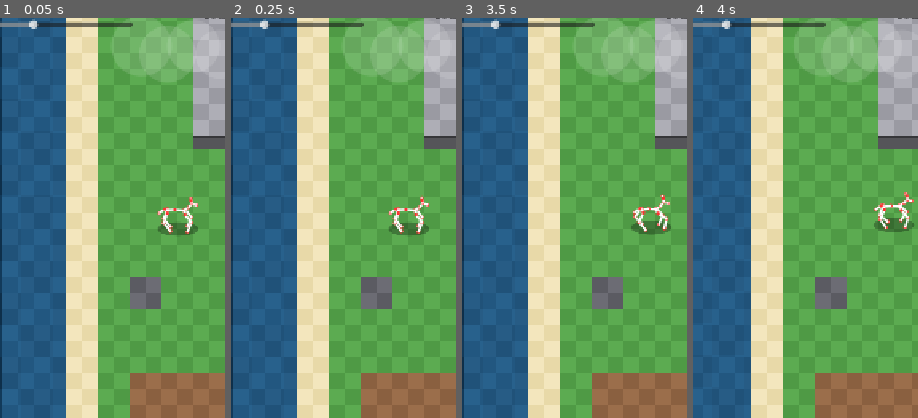
Above: before the commit, frames 1-4 (left to right).
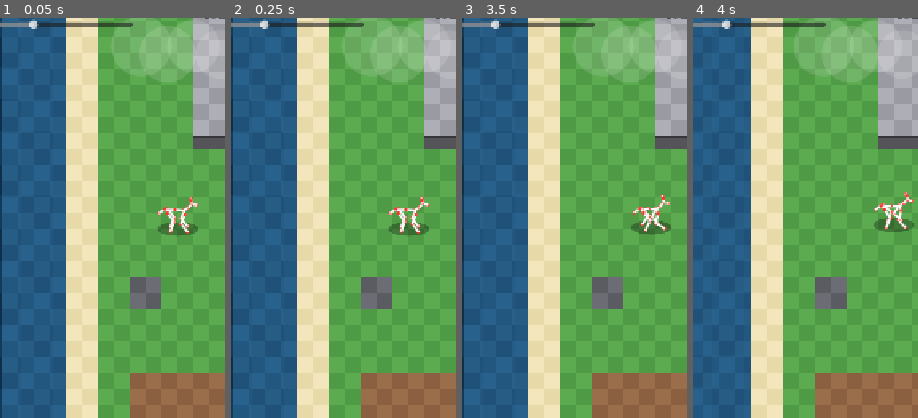
Above: after the commit, the same moments.

Repository: jonathasptbr-gh/Projeto-Galapago
Game: Godot game, scene res://jogo/main.tscn
The game is run twice, just before and just after one commit, with the same random seed, the same clock (stepped at 60 frames per second) and the same inputs.
Inputs:
- Up to frame 1 (0.05 s): no input
- Up to frame 2 (0.25 s): no input
- Up to frame 3 (3.5 s): click "PULO AUTO: DESLIGADO" at 0.5 s; click "PULO AUTO: LIGADO" at 1.25 s; click "PULO AUTO: DESLIGADO" at 2 s; click "PULO AUTO: LIGADO" at 2.75 s
- Up to frame 4 (4 s): click "PULO AUTO: DESLIGADO" at 3.5 s
The pictures show only the part of the screen within x 7-57%, y 24-74%; the shares and areas given below are measured in that part.

The runs differ from the first frame. In frame 1, 0.4% of the frame differs, in the area x 71-86%, y 48-54%; in frame 2, 0.4%; in frame 3, 0.5%, in the area x 76-92%, y 48-54%; in frame 4, 0.4%.

Commit message:
v0.31.1: corrigir dobras caninas e IK 3D

Diff:
--- a/dados/rig/canino3d.json
+++ b/dados/rig/canino3d.json
@@ -133,8 +133,8 @@
     ],
     "joelho_fe": [
       -8,
-      9.724,
-      13.462
+      8.276218,
+      3.037970
     ],
     "pata_fe": [
       -8,
@@ -143,8 +143,8 @@
     ],
     "joelho_fd": [
       8,
-      9.724,
-      13.462
+      8.276218,
+      3.037970
     ],
     "pata_fd": [
       8,
@@ -153,8 +153,8 @@
     ],
     "joelho_te": [
       -6.5,
-      8.667,
-      -14.273
+      10.332178,
+      -3.726870
     ],
     "pata_te": [
       -6.5,
@@ -163,8 +163,8 @@
     ],
     "joelho_td": [
       6.5,
-      8.667,
-      -14.273
+      10.332178,
+      -3.726870
     ],
     "pata_td": [
       6.5,
--- a/sim/esqueleto3d.gd
+++ b/sim/esqueleto3d.gd
@@ -283,9 +283,9 @@
 		var upper := String(perna["upper"])
 		var P: Vector3 = j[upper]
 		var F: Vector3 = patas[nome]
-		var K := _ik(P, F, float(perna["l1"]), float(perna["l2"]), float(perna["bend"]))
-		j["joelho_" + nome] = K
-		j["pata_" + nome] = F
+		var solucao := _ik(P, F, float(perna["l1"]), float(perna["l2"]), float(perna["bend"]))
+		j["joelho_" + nome] = solucao["joelho"]
+		j["pata_" + nome] = solucao["pata"]
 	_extras(j, clipe, f, mo, salto_correndo)
 	if clipe == "death":
 		_deitar(j, f)
@@ -501,7 +501,7 @@
 		var pp := _vec(j[pata])
 		out.append({"nome": nome, "upper": upper, "x": pp.x, "rest_z": pp.z,
 			"l1": pu.distance_to(pk), "l2": pk.distance_to(pp),
-			"bend": 1.0 if upper.begins_with("ombro") else -1.0})
+			"bend": -1.0 if upper.begins_with("ombro") else 1.0})
 	return out
 
 
@@ -851,17 +851,20 @@
 		j[nome] = Vector3(p.x, y, z)
 
 
-## IK de dois ossos no plano y–z de cada lado; mantém o x do ombro/anca.
-static func _ik(P: Vector3, F: Vector3, l1: float, l2: float, bend: float) -> Vector3:
-	var dz := F.z - P.z
-	var dy := F.y - P.y
-	var d := sqrt(dz * dz + dy * dy)
-	d = clampf(d, absf(l1 - l2) + 0.001, l1 + l2 - 0.001)
-	var dir := Vector2(dz, dy) / d
+## IK de dois ossos em 3D: x participa da distância, mas a dobra fica no
+## plano sagital. Alvo impossível é projetado no alcance (não alonga ossos);
+## só nesses casos a pata deixa de coincidir com o alvo/chão.
+static func _ik(P: Vector3, F: Vector3, l1: float, l2: float, bend: float) -> Dictionary:
+	var delta := F - P
+	var distancia := delta.length()
+	var dir := delta / distancia if distancia > 0.000001 else Vector3.DOWN
+	var d := clampf(distancia, maxf(absf(l1 - l2), 0.000001), l1 + l2)
+	var pata := P + dir * d
 	var a := (l1 * l1 - l2 * l2 + d * d) / (2.0 * d)
 	var h := sqrt(maxf(0.0, l1 * l1 - a * a))
-	var perp := Vector2(-dir.y, dir.x) * bend
-	return Vector3(P.x, P.y + dir.y * a + perp.y * h, P.z + dir.x * a + perp.x * h)
+	var perp := Vector3(0.0, dir.z, -dir.y)
+	perp = perp.normalized() if perp.length_squared() > 0.000001 else Vector3.FORWARD
+	return {"joelho": P + dir * a + perp * (bend * h), "pata": pata}
 
 
 # --- projeção, sockets e pose 2D ---
--- a/testes/test_esqueleto3d.gd
+++ b/testes/test_esqueleto3d.gd
@@ -193,6 +193,86 @@
 				for nome in j:
 					checar((j[nome] as Vector2).is_finite(), "ponto 2D finito %s/%s/%s" % [dir, clipe, nome])
 					checar((j3[nome] as Vector3).is_finite(), "ponto 3D finito %s/%s/%s" % [dir, clipe, nome])
+
+
+## Dobra anatômica no plano y–z (z cresce para a frente): dianteiras
+## para trás, traseiras para a frente. O sinal usa a reta ombro/anca→pata,
+## sem exigir que uma junta fique sempre atrás/à frente do quadril em corrida.
+func test_dobra_anatomica_em_repouso_idle_walk_run() -> void:
+	var m := _rig()
+	var rest: Dictionary = m["juntas"]
+	checar(float(rest["joelho_fe"][2]) < float(rest["ombro_e"][2]), "cotovelo dianteiro atrás do ombro em repouso")
+	checar(float(rest["joelho_fd"][2]) < float(rest["ombro_d"][2]), "outro cotovelo atrás do ombro")
+	checar(float(rest["joelho_te"][2]) > float(rest["anca_e"][2]), "joelho traseiro à frente da anca em repouso")
+	checar(float(rest["joelho_td"][2]) > float(rest["anca_d"][2]), "outro joelho à frente da anca")
+	for clipe in ["idle", "walk", "run"]:
+		for i in 40:
+			var fase := float(i) / 40.0
+			var p := E3.pose(m, "east", fase, clipe)
+			for par in [["ombro_e", "fe", -1.0], ["ombro_d", "fd", -1.0],
+				["anca_e", "te", 1.0], ["anca_d", "td", 1.0]]:
+				var P := _j3(p, String(par[0]))
+				var K := _j3(p, "joelho_" + String(par[1]))
+				var F := _j3(p, "pata_" + String(par[1]))
+				var cruz := (F.z - P.z) * (K.y - P.y) - (F.y - P.y) * (K.z - P.z)
+				checar(cruz * float(par[2]) >= -0.001,
+					"dobra %s/%s/%.3f: %.3f" % [clipe, par[1], fase, cruz])
+
+
+func test_ik_preserva_ossos_e_alvos_alcancaveis_em_3d() -> void:
+	var m := _rig()
+	var rest: Dictionary = m["juntas"]
+	for clipe in ["idle", "walk", "run"]:
+		for i in 40:
+			var fase := float(i) / 40.0
+			var p := E3.pose(m, "east", fase, clipe)
+			var pernas := E3._pernas(m)
+			var alvos := E3._patas(pernas, clipe, fase, m["motion"])
+			for perna in pernas:
+				var nome := String(perna["nome"])
+				var P := _j3(p, String(perna["upper"]))
+				var K := _j3(p, "joelho_" + nome)
+				var F := _j3(p, "pata_" + nome)
+				var alvo: Vector3 = alvos[nome]
+				var l1 := float(perna["l1"])
+				var l2 := float(perna["l2"])
+				perto(P.distance_to(K), l1, 0.001, "osso superior %s/%s/%.3f" % [clipe, nome, fase])
+				perto(K.distance_to(F), l2, 0.001, "osso inferior %s/%s/%.3f" % [clipe, nome, fase])
+				checar(K.x >= minf(P.x, F.x) - 0.001 and K.x <= maxf(P.x, F.x) + 0.001,
+					"x do joelho acompanha só o bob lateral %s/%s/%.3f" % [clipe, nome, fase])
+				if P.distance_to(alvo) >= absf(l1 - l2) + 0.001 and P.distance_to(alvo) <= l1 + l2 - 0.001:
+					checar(F.distance_to(alvo) < 0.0001, "pata alcançável no alvo %s/%s/%.3f" % [clipe, nome, fase])
+	# Espelhar articulações não altera os comprimentos de repouso, nem x lateral.
+	for perna in E3._pernas(m):
+		var nome := String(perna["nome"])
+		var P := E3._vec(rest[perna["upper"]])
+		var K := E3._vec(rest["joelho_" + nome])
+		var F := E3._vec(rest["pata_" + nome])
+		var comprimento := 10.5 if nome.begins_with("f") else 11.0
+		perto(P.distance_to(K), comprimento, 0.001, "comprimento superior original " + nome)
+		perto(K.distance_to(F), comprimento, 0.001, "comprimento inferior original " + nome)
+
+
+func test_ik_alvos_impossiveis_zero_e_deslocamento_lateral() -> void:
+	var P := Vector3(0.4, 18.0, 7.0)
+	var casos := [Vector3(1.0, 0.0, 9.5), Vector3(0.4, -100.0, 7.0),
+		P, P + Vector3(0.0, 0.0, 0.01), P + Vector3(25.0, 0.0, 0.0)]
+	for F in casos:
+		var solucao := E3._ik(P, F, 10.5, 10.5, -1.0)
+		var K: Vector3 = solucao["joelho"]
+		var pata: Vector3 = solucao["pata"]
+		checar(K.is_finite() and pata.is_finite(), "IK finita para alvo %s" % F)
+		perto(P.distance_to(K), 10.5, 0.001, "l1 não alonga %s" % F)
+		perto(K.distance_to(pata), 10.5, 0.001, "l2 não alonga %s" % F)
+		if P.distance_to(F) > 0.001 and P.distance_to(F) <= 21.0:
+			checar(pata.distance_to(F) < 0.0001, "alvo no alcance preservado %s" % F)
+		elif P.distance_to(F) > 21.0:
+			perto(P.distance_to(pata), 21.0, 0.001, "alvo distante limitado ao alcance %s" % F)
+	# Quando l1 != l2, alvo na origem deve parar no raio mínimo, sem NaN.
+	var curto := E3._ik(P, P, 11.0, 8.0, 1.0)
+	perto(P.distance_to(curto["pata"]), 3.0, 0.001, "alvo zero respeita raio mínimo")
+	perto(P.distance_to(curto["joelho"]), 11.0, 0.001, "raio mínimo sem osso elástico")
+	perto((curto["joelho"] as Vector3).distance_to(curto["pata"]), 8.0, 0.001, "segundo osso rígido")
 
 
 func test_pata_no_chao_do_mundo_e_projecao() -> void:
Binary file changed: testes/baseline/q00000000.png
Binary file changed: testes/baseline/q00000001.png
Binary file changed: testes/baseline/q00000002.png
Binary file changed: testes/baseline/q00000003.png
Binary file changed: testes/baseline/q00000004.png
Binary file changed: testes/baseline/q00000005.png
Binary file changed: testes/baseline/q00000006.png
Binary file changed: testes/baseline/q00000007.png
Binary file changed: testes/baseline/q00000008.png
Binary file changed: testes/baseline/q00000009.png
Binary file changed: testes/baseline/q00000010.png
Binary file changed: testes/baseline/q00000011.png
(and 50 more such lines)
